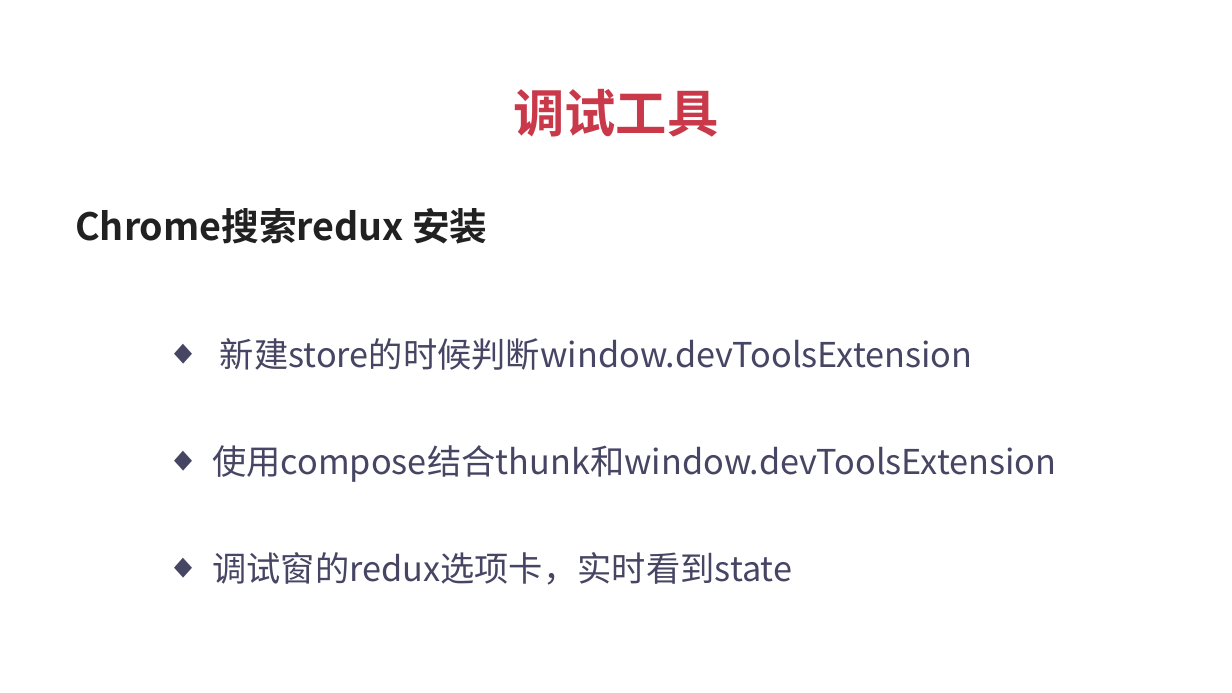
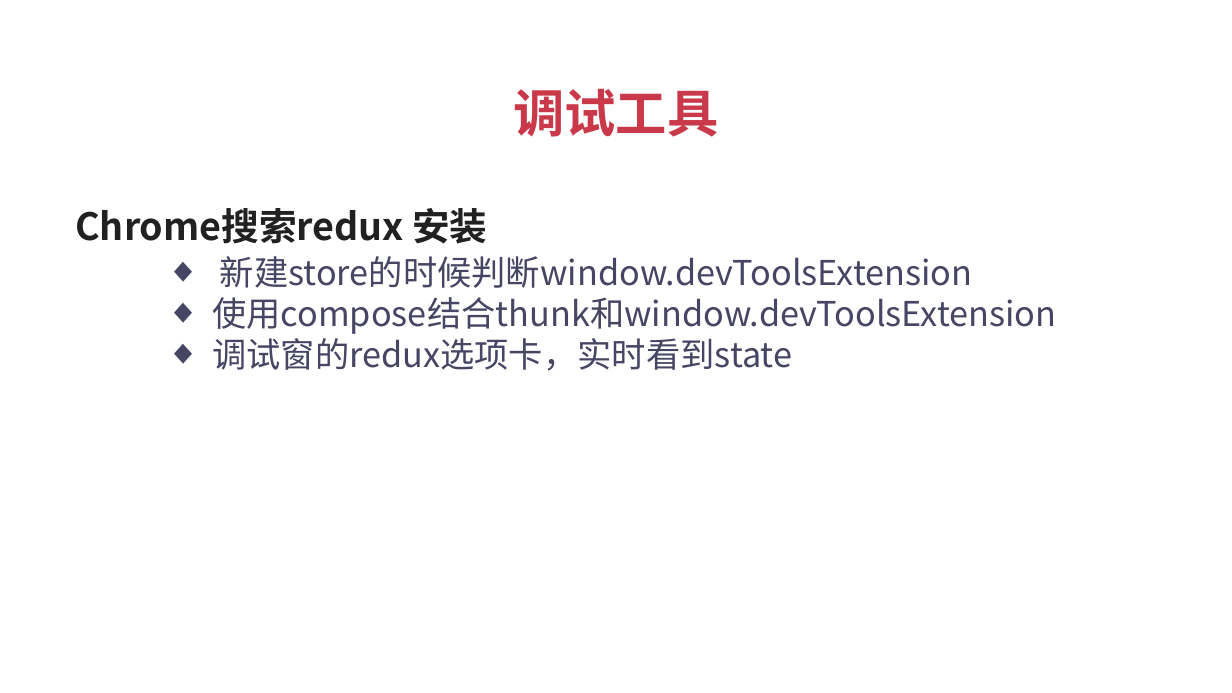
Before and after one commit to Crystal2030/react-zhaopin, a slide deck: slide 19 of ppt/03 Redux状态管理.pptx. Drawn at 1232x693 pixels with LibreOffice and Linux fonts; fonts in the diff are those of the drawing. Boxes give left, top, right and bottom in pixels: in the first picture for what was removed or moved away, otherwise in the second. Text is boxed around its words. In the diff, an @@ line names an element or a change of style, - is before the commit and + after.

```diff
--- a/ppt/03 Redux状态管理.pptx
+++ b/ppt/03 Redux状态管理.pptx
@@ text "新建store的时候判断window.devToolsExtension": place and size @@
-text "新建store的时候判断window.devToolsExtension" at [220, 338, 973, 370]
+text "新建store的时候判断window.devToolsExtension" at [212, 256, 1056, 371]
@@ text at [212, 297, 1056, 371]: paragraphs added @@
+  ◆ 使用compose结合thunk和window.devToolsExtension
+  ◆ 调试窗的redux选项卡，实时看到state
@@ text removed at [212, 445, 1056, 482] @@
-  ◆ 使用compose结合thunk和window.devToolsExtension
@@ text removed at [212, 552, 792, 585] @@
-  ◆ 调试窗的redux选项卡，实时看到state
```
Also in this commit, not shown: 6 other slides changed, 3 other files.
